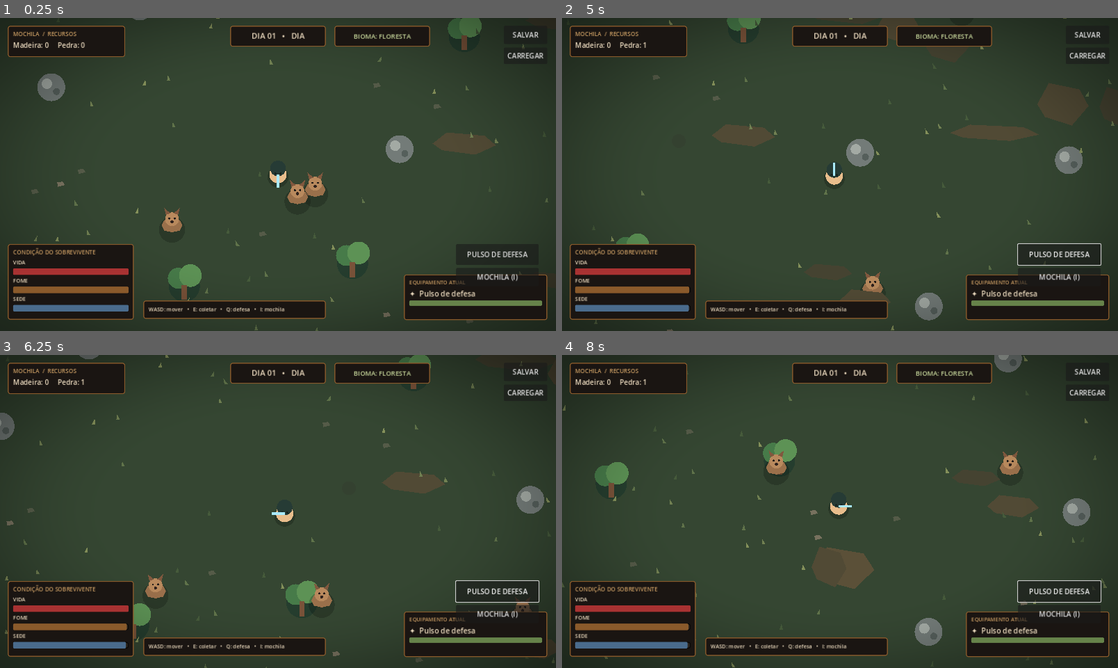
Above: before the commit, frames 1-4 (two rows, left to right).
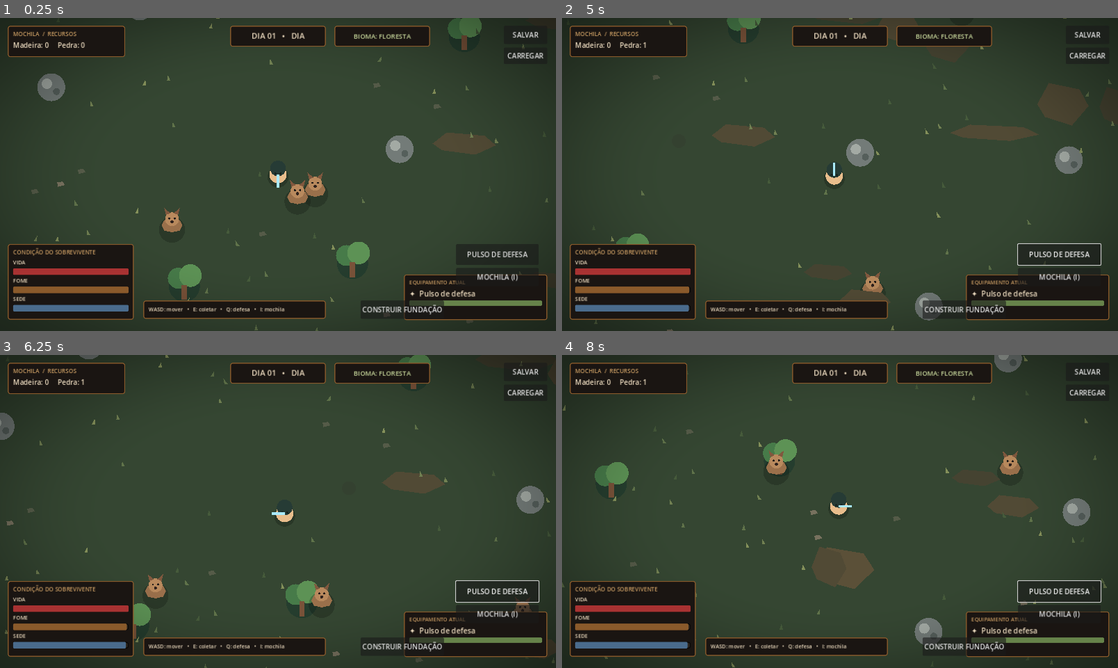
Above: after the commit, the same moments.

Repository: vanessaarcelino13-blip/Jogo-sobreviv-ncia-
Game: Godot game, scene res://scenes/main.tscn
The game is run twice, just before and just after one commit, with the same random seed, the same clock (stepped at 60 frames per second) and the same inputs.
Inputs (mouse positions are in pixels of both pictures, inside the frame that each line leads up to):
- Up to frame 1 (0.25 s): no input
- Up to frame 2 (5 s): click (962, 309) at 0.5 s, where only the run after the commit has a clickable "CONSTRUIR FUNDAÇÃO"; click "PULSO DE DEFESA" at 1.25 s; tap Enter at 2 s; move the mouse to (962, 158) at 2.02 s; hold D (move_right) 2.03-2.78 s; hold Q (defend) 2.03-2.78 s; click (962, 158) at 2.17 s; move the mouse to (728, 190) at 2.77 s; hold S (move_down) 2.78-3.53 s; tap E (interact) at 2.85, 4.35 s; move the mouse to (895, 105) at 3.52 s; hold D (move_right) 3.53-4.28 s; hold Q (defend) 3.53-4.28 s; move the mouse to (812, 237) at 4.27 s; hold W (move_up) from 4.28 s (still down); click (812, 237) at 4.42 s
- Up to frame 3 (6.25 s): move the mouse to (444, 558) at 5.02 s; release W (move_up) at 5.03 s; hold Q (defend) 5.03-5.78 s; hold A (move_left) from 5.03 s (still down); move the mouse to (111, 464) at 5.77 s; tap E (interact) at 5.85 s
- Up to frame 4 (8 s): move the mouse to (867, 511) at 6.52 s; release A (move_left) at 6.53 s; hold S (move_down) 6.53-7.28 s; hold Q (defend) 6.53-7.28 s; click (867, 511) at 6.67 s; move the mouse to (756, 433) at 7.27 s; hold D (move_right) from 7.28 s (still down); tap E (interact) at 7.35 s

The runs differ from the first frame. In frame 1, 0.3% of the frame differs, in the area x 65-80%, y 90-97%; in frame 2, 0.4%, in the area x 64-80%, y 90-97%; in frame 3, 0.3%; in frame 4, 0.4%.
Error after the commit: Parse Error: Cannot infer the type of "world_position" variable because the value doesn't have a set type. (res://scripts/build_manager.gd:42)

Commit message:
Integrar construção e efeitos climáticos

Diff:
--- a/scripts/main.gd
+++ b/scripts/main.gd
@@ -16,6 +16,7 @@
 var biome_label: Label
 var weather_overlay: ColorRect
 var airdrop_timer: Timer
+var build_manager: Node2D
 var current_biome := "floresta"
 var day_night_overlay: ColorRect
 var damage_flash: ColorRect
@@ -36,6 +37,12 @@
         GameManager.reset_new_game()
     _create_world()
     _create_player()
+    build_manager = Node2D.new()
+    build_manager.set_script(load("res://scripts/build_manager.gd"))
+    add_child(build_manager)
+    var weather_layer := CanvasLayer.new()
+    weather_layer.set_script(load("res://scripts/weather_overlay.gd"))
+    add_child(weather_layer)
     _create_hud()
     _spawn_resources()
     _spawn_animals()
@@ -296,6 +303,13 @@
     load_button.pressed.connect(_load_game)
     hud.add_child(load_button)
 
+    var build_button := Button.new()
+    build_button.text = "CONSTRUIR FUNDAÇÃO"
+    build_button.position = Vector2(830, 650)
+    build_button.custom_minimum_size = Vector2(190, 42)
+    build_button.pressed.connect(_toggle_build_mode)
+    hud.add_child(build_button)
+
     var inventory_button := Button.new()
     inventory_button.text = "MOCHILA (I)"
     inventory_button.position = Vector2(1050,575)
@@ -388,6 +402,11 @@
     content.add_child(equip_hat_button)
     content.add_child(_make_label("Machados/picaretas melhoram a coleta. Casaco protege na neve; chapéu protege no deserto.", 11, Color("#c69a61")))
 
+func _toggle_build_mode() -> void:
+    if is_instance_valid(build_manager) and build_manager.has_method("toggle_build_mode"):
+        build_manager.toggle_build_mode()
+        _show_message("Modo construção: toque/clique no mapa para colocar fundações. ESC cancela.")
+
 func _toggle_inventory() -> void:
     if inventory_panel:
         inventory_panel.visible = not inventory_panel.visible
